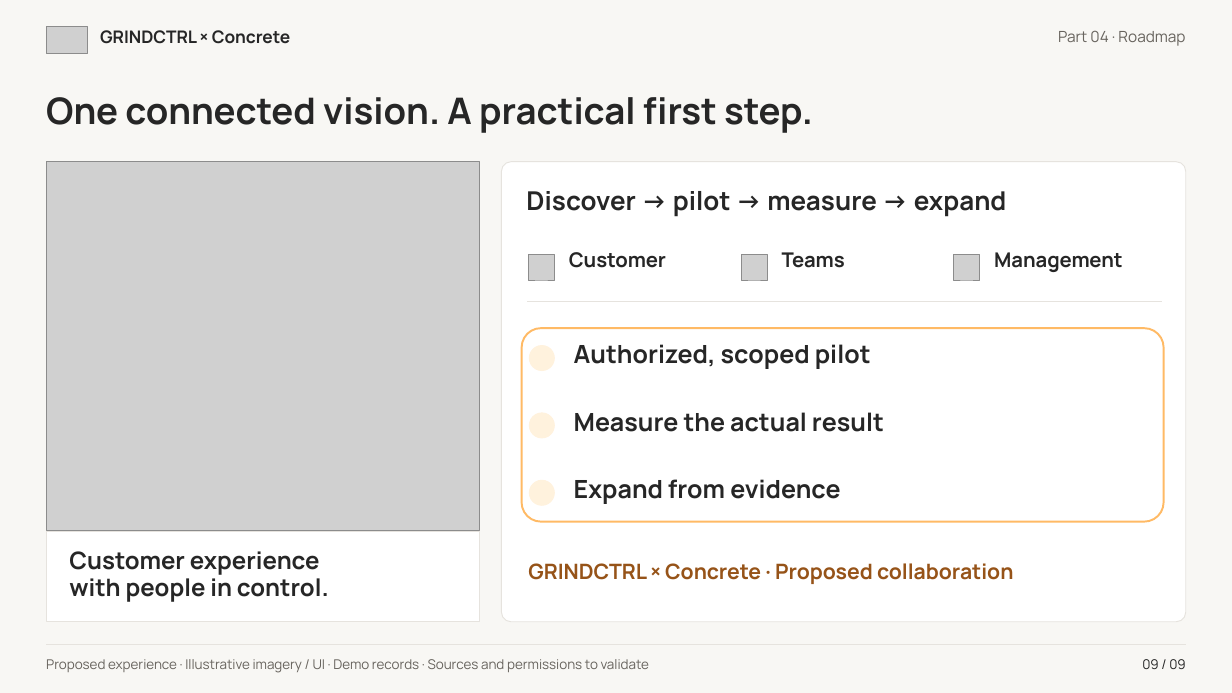
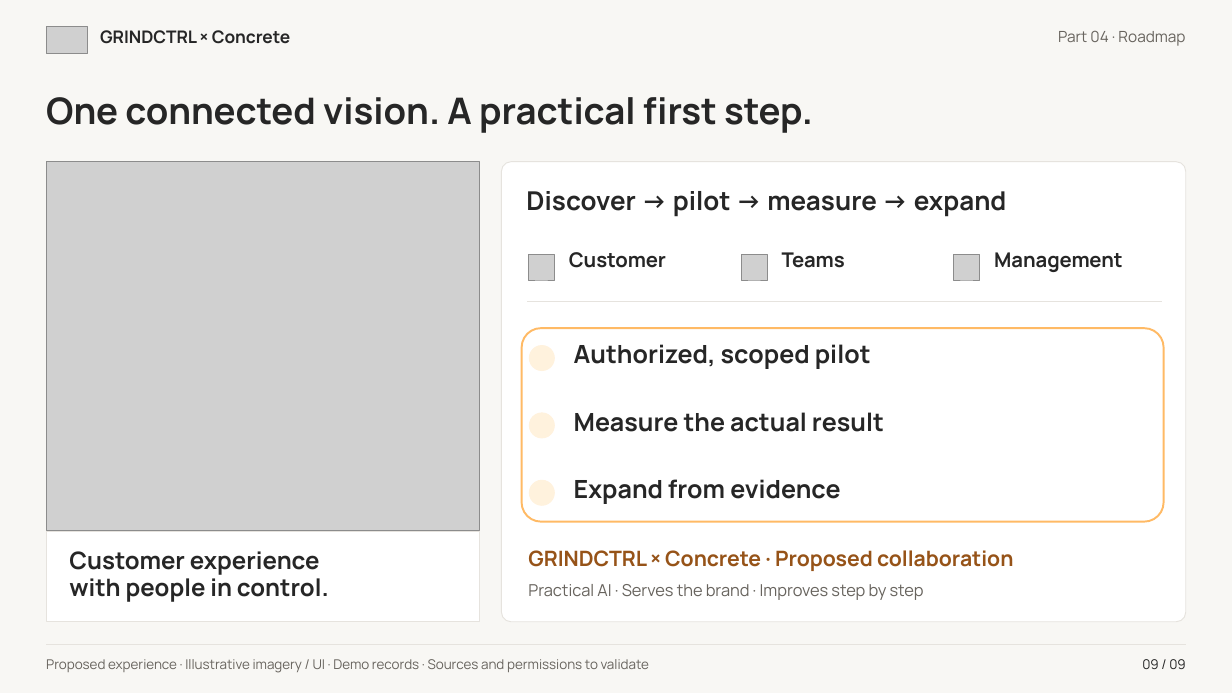
Before and after one commit to mhhmod/grindctrl_booking, a slide deck: slide 9 of GRINDCTRL_Concrete_Part04_AI_Opportunities_en.pptx. Drawn at 1232x693 pixels with LibreOffice and Linux fonts; fonts in the diff are those of the drawing; grey boxes stand for pictures; background and template pictures are left out. Boxes give left, top, right and bottom in pixels: in the first picture for what was removed or moved away, otherwise in the second. Text is boxed around its words. In the diff, an @@ line names an element or a change of style, - is before the commit and + after.

```diff
--- a/GRINDCTRL_Concrete_Part04_AI_Opportunities_en.pptx
+++ b/GRINDCTRL_Concrete_Part04_AI_Opportunities_en.pptx
@@ text "GRINDCTRL × Concrete · Proposed ..." moved from (x1=528, y1=563, x2=1013, y2=584) to (x1=528, y1=550, x2=1013, y2=571) @@
@@ text added at (x1=528, y1=584, x2=924, y2=600), 12.8 pt, text #68645E @@
+Practical AI · Serves the brand · Improves step by step
```
Also in this commit, not shown: 7 other slides changed, 40 other files.
